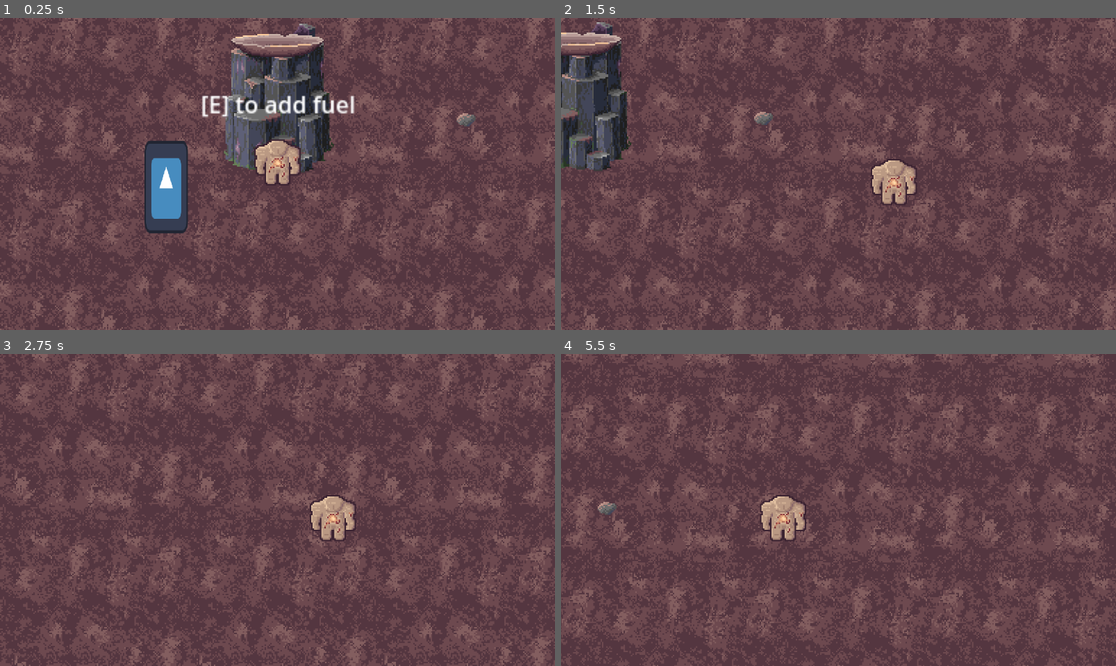
Above: before the commit, frames 1-4 (two rows, left to right).
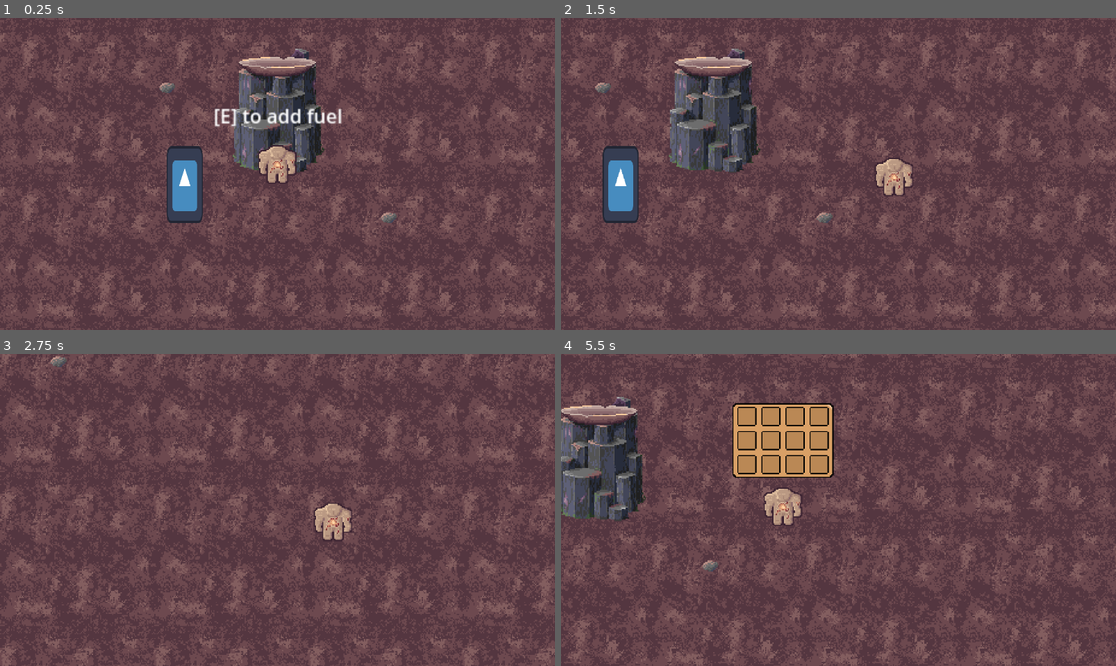
Above: after the commit, the same moments.

Repository: ShadowDragon5/eclipse
Game: Godot game, scene res://scenes/world.tscn
Two runs of this game, one before a commit and one after it. Both use one fixed random seed, a clock stepped at 60 frames per second and the inputs below. The engine's default icon, where the game draws it, is replaced by a stand-in: a white triangle on a blue panel in a dark square.
Inputs (mouse positions are in pixels of both pictures, inside the frame that each line leads up to):
- Up to frame 1 (0.25 s): no input
- Up to frame 2 (1.5 s): tap Enter at 0.5 s; move the mouse to (960, 158) at 0.52 s; hold Right (ui_right) 0.53-1.28 s; hold E (interact) 0.53-1.28 s; click (960, 158) at 0.67 s; move the mouse to (727, 189) at 1.27 s; hold Down (ui_down) from 1.28 s (still down); tap E (interact) at 1.35 s
- Up to frame 3 (2.75 s): move the mouse to (333, 441) at 2.02 s; release Down (ui_down) at 2.03 s; hold Right (ui_right) from 2.03 s (still down); hold E (interact) from 2.03 s (still down)
- Up to frame 4 (5.5 s): move the mouse to (810, 572) at 2.77 s; release Right (ui_right) at 2.78 s; release E (interact) at 2.78 s; hold Up (ui_up) 2.78-3.53 s; tap E (interact) at 2.85, 4.35 s; click (810, 572) at 2.92 s; move the mouse to (1005, 556) at 3.52 s; hold E (interact) 3.53-4.28 s; hold Left (ui_left) 3.53-5.03 s; tap I (open_inventory, bound only after the commit) at 4.15 s; move the mouse to (672, 463) at 4.27 s; move the mouse to (866, 510) at 5.02 s; hold Down (ui_down) from 5.03 s (still down); hold E (interact) from 5.03 s (still down); click (866, 510) at 5.17 s

The runs differ from the first frame. In frame 1, 38% of the frame differs, in the area x 0-100%, y 0-100%; in frame 2, 41%; in frame 3, 35%; in frame 4, 41%.

Commit message:
Added working inventory
Implemented working inventory, made branches and pebbles collectable, zoomed out camera a bit

Diff:
--- /dev/null
+++ b/inventory/Inv_ui.gd
@@ -0,0 +1,30 @@
+extends Control
+
+@onready var inv: Inv = preload("res://inventory/playerInv.tres")
+@onready var slots: Array = $NinePatchRect/GridContainer.get_children()
+
+var is_open = false
+
+func _ready():
+	inv.update.connect(update_slots)
+	update_slots()
+	close()
+
+func update_slots():
+	for i in range(min(inv.slots.size(),slots.size())):
+		slots[i].update(inv.slots[i])
+
+func _process(delta):
+	if Input.is_action_just_pressed("open_inventory"):
+		if is_open:
+			close()
+		else:
+			open()
+
+func open():
+	visible = true
+	is_open = true
+
+func close():
+	visible = false
+	is_open = false
--- /dev/null
+++ b/inventory/inv_slot.gd
@@ -0,0 +1,6 @@
+extends Resource
+
+class_name InvSlot
+
+@export var item: InvItem
+@export var amount: int
--- /dev/null
+++ b/inventory/inv_ui.tscn
@@ -0,0 +1,72 @@
+[gd_scene load_steps=4 format=3 uid="uid://va25n701vsg0"]
+
+[ext_resource type="Script" path="res://inventory/Inv_ui.gd" id="1_qknhu"]
+[ext_resource type="Texture2D" uid="uid://bsw6qbt4g3ksm" path="res://inventory/inventory-background.png" id="2_1ko23"]
+[ext_resource type="PackedScene" uid="uid://mhikghkq6el8" path="res://inventory/inv_ui_slot.tscn" id="3_4kchi"]
+
+[node name="Inv_ui" type="Control"]
+custom_minimum_size = Vector2(84, 62)
+layout_mode = 3
+anchors_preset = 0
+script = ExtResource("1_qknhu")
+
+[node name="NinePatchRect" type="NinePatchRect" parent="."]
+layout_mode = 0
+offset_right = 84.0
+offset_bottom = 62.0
+texture = ExtResource("2_1ko23")
+patch_margin_left = 6
+patch_margin_top = 6
+patch_margin_right = 6
+patch_margin_bottom = 6
+
+[node name="GridContainer" type="GridContainer" parent="NinePatchRect"]
+layout_mode = 1
+anchors_preset = 8
+anchor_left = 0.5
+anchor_top = 0.5
+anchor_right = 0.5
+anchor_bottom = 0.5
+offset_left = -38.0
+offset_top = -28.0
+offset_right = 38.0
+offset_bottom = 28.0
+grow_horizontal = 2
+grow_vertical = 2
+columns = 4
+
+[node name="inv_UI_slot1" parent="NinePatchRect/GridContainer" instance=ExtResource("3_4kchi")]
+layout_mode = 2
+
+[node name="inv_UI_slot2" parent="NinePatchRect/GridContainer" instance=ExtResource("3_4kchi")]
+layout_mode = 2
+
+[node name="inv_UI_slot3" parent="NinePatchRect/GridContainer" instance=ExtResource("3_4kchi")]
+layout_mode = 2
+
+[node name="inv_UI_slot4" parent="NinePatchRect/GridContainer" instance=ExtResource("3_4kchi")]
+layout_mode = 2
+
+[node name="inv_UI_slot5" parent="NinePatchRect/GridContainer" instance=ExtResource("3_4kchi")]
+layout_mode = 2
+
+[node name="inv_UI_slot6" parent="NinePatchRect/GridContainer" instance=ExtResource("3_4kchi")]
+layout_mode = 2
+
+[node name="inv_UI_slot7" parent="NinePatchRect/GridContainer" instance=ExtResource("3_4kchi")]
+layout_mode = 2
+
+[node name="inv_UI_slot8" parent="NinePatchRect/GridContainer" instance=ExtResource("3_4kchi")]
+layout_mode = 2
+
+[node name="inv_UI_slot9" parent="NinePatchRect/GridContainer" instance=ExtResource("3_4kchi")]
+layout_mode = 2
+
+[node name="inv_UI_slot10" parent="NinePatchRect/GridContainer" instance=ExtResource("3_4kchi")]
+layout_mode = 2
+
+[node name="inv_UI_slot11" parent="NinePatchRect/GridContainer" instance=ExtResource("3_4kchi")]
+layout_mode = 2
+
+[node name="inv_UI_slot12" parent="NinePatchRect/GridContainer" instance=ExtResource("3_4kchi")]
+layout_mode = 2
--- /dev/null
+++ b/inventory/inv_ui_slot.gd
@@ -0,0 +1,15 @@
+extends Panel
+
+@onready var item_visual: Sprite2D = $CenterContainer/Panel/item_display
+@onready var amount_text: Label = $CenterContainer/Panel/Label
+
+func update(slot: InvSlot):
+	if !slot.item:
+		item_visual.visible = false
+		amount_text.visible = false
+	else:
+		item_visual.visible = true
+		item_visual.texture = slot.item.texture
+		if slot.amount > 1:
+			amount_text.visible = true
+		amount_text.text = str(slot.amount)
--- /dev/null
+++ b/inventory/inv_ui_slot.tscn
@@ -0,0 +1,38 @@
+[gd_scene load_steps=3 format=3 uid="uid://mhikghkq6el8"]
+
+[ext_resource type="Texture2D" uid="uid://di3i0n0j5l445" path="res://inventory/inventory-slot.png" id="1_7400a"]
+[ext_resource type="Script" path="res://inventory/inv_ui_slot.gd" id="1_hgrxn"]
+
+[node name="inv_UI_slot" type="Panel"]
+self_modulate = Color(1, 1, 1, 0)
+custom_minimum_size = Vector2(16, 16)
+offset_right = 16.0
+offset_bottom = 16.0
+script = ExtResource("1_hgrxn")
+
+[node name="Sprite2D" type="Sprite2D" parent="."]
+texture = ExtResource("1_7400a")
+centered = false
+
+[node name="CenterContainer" type="CenterContainer" parent="."]
+custom_minimum_size = Vector2(16, 16)
+layout_mode = 0
+offset_right = 16.0
+offset_bottom = 16.0
+rotation = 3.50562e-05
+
+[node name="Panel" type="Panel" parent="CenterContainer"]
+layout_mode = 2
+
+[node name="item_display" type="Sprite2D" parent="CenterContainer/Panel"]
+
+[node name="Label" type="Label" parent="CenterContainer/Panel"]
+custom_minimum_size = Vector2(19, 23)
+layout_mode = 0
+offset_left = -1.99979
+offset_top = -2.00021
+offset_right = 17.0002
+offset_bottom = 20.9998
+scale = Vector2(0.5, 0.5)
+text = "99"
+horizontal_alignment = 2
--- /dev/null
+++ b/inventory/inventory.gd
@@ -0,0 +1,18 @@
+extends Resource
+
+class_name  Inv
+
+signal update
+
+@export var slots: Array[InvSlot]
+
+func insert(item:InvItem):
+	var itemslots = slots.filter(func(slot):return slot.item == item)
+	if !itemslots.is_empty():
+		itemslots[0].amount += 1
+	else:
+		var emptyslots = slots.filter(func(slot): return slot.item == null)
+		if !emptyslots.is_empty():
+			emptyslots[0].item = item
+			emptyslots[0].amount = 1
+	update.emit()
--- /dev/null
+++ b/inventory/inventory_item.gd
@@ -0,0 +1,6 @@
+extends Resource
+
+class_name InvItem
+
+@export var name: String = ""
+@export var texture: Texture2D
--- /dev/null
+++ b/inventory/items/rock.tres
@@ -0,0 +1,9 @@
+[gd_resource type="Resource" script_class="InvItem" load_steps=3 format=3 uid="uid://dawgtdh0hjqea"]
+
+[ext_resource type="Script" path="res://inventory/inventory_item.gd" id="1_0trkx"]
+[ext_resource type="Texture2D" uid="uid://04udyqemrcsj" path="res://assets/sprites/pebbles.png" id="2_s0v8e"]
+
+[resource]
+script = ExtResource("1_0trkx")
+name = "rock"
+texture = ExtResource("2_s0v8e")
--- /dev/null
+++ b/inventory/items/wood.tres
@@ -0,0 +1,9 @@
+[gd_resource type="Resource" script_class="InvItem" load_steps=3 format=3 uid="uid://4nx5kd7k2www"]
+
+[ext_resource type="Script" path="res://inventory/inventory_item.gd" id="1_l5ntl"]
+[ext_resource type="Texture2D" uid="uid://ckhfn3lthiwcg" path="res://icon.svg" id="2_f34ra"]
+
+[resource]
+script = ExtResource("1_l5ntl")
+name = "wood"
+texture = ExtResource("2_f34ra")
--- /dev/null
+++ b/inventory/playerInv.tres
@@ -0,0 +1,56 @@
+[gd_resource type="Resource" script_class="Inv" load_steps=15 format=3 uid="uid://bajj42rbp7751"]
+
+[ext_resource type="Script" path="res://inventory/inventory.gd" id="1_cigp1"]
+[ext_resource type="Script" path="res://inventory/inv_slot.gd" id="2_8sgr2"]
+
+[sub_resource type="Resource" id="Resource_lgn42"]
+script = ExtResource("2_8sgr2")
+amount = 0
+
+[sub_resource type="Resource" id="Resource_hcld5"]
+script = ExtResource("2_8sgr2")
+amount = 0
+
+[sub_resource type="Resource" id="Resource_iyi4m"]
+script = ExtResource("2_8sgr2")
+amount = 0
+
+[sub_resource type="Resource" id="Resource_hhph3"]
+script = ExtResource("2_8sgr2")
+amount = 0
+
+[sub_resource type="Resource" id="Resource_kyfab"]
+script = ExtResource("2_8sgr2")
+amount = 0
+
+[sub_resource type="Resource" id="Resource_kwi1x"]
+script = ExtResource("2_8sgr2")
+amount = 0
+
+[sub_resource type="Resource" id="Resource_d1mwo"]
+script = ExtResource("2_8sgr2")
+amount = 0
+
+[sub_resource type="Resource" id="Resource_8vixb"]
+script = ExtResource("2_8sgr2")
+amount = 0
+
+[sub_resource type="Resource" id="Resource_xcs8k"]
+script = ExtResource("2_8sgr2")
+amount = 0
+
+[sub_resource type="Resource" id="Resource_iswpu"]
+script = ExtResource("2_8sgr2")
+amount = 0
+
+[sub_resource type="Resource" id="Resource_50h56"]
+script = ExtResource("2_8sgr2")
+amount = 0
+
+[sub_resource type="Resource" id="Resource_rmivr"]
+script = ExtResource("2_8sgr2")
+amount = 0
+
+[resource]
+script = ExtResource("1_cigp1")
+slots = Array[ExtResource("2_8sgr2")]([SubResource("Resource_lgn42"), SubResource("Resource_hcld5"), SubResource("Resource_iyi4m"), SubResource("Resource_hhph3"), SubResource("Resource_kyfab"), SubResource("Resource_kwi1x"), SubResource("Resource_d1mwo"), SubResource("Resource_8vixb"), SubResource("Resource_xcs8k"), SubResource("Resource_iswpu"), SubResource("Resource_50h56"), SubResource("Resource_rmivr")])
--- a/project.godot
+++ b/project.godot
@@ -30,6 +30,11 @@
 "events": [Object(InputEventKey,"resource_local_to_scene":false,"resource_name":"","device":-1,"window_id":0,"alt_pressed":false,"shift_pressed":false,"ctrl_pressed":false,"meta_pressed":false,"pressed":false,"keycode":0,"physical_keycode":69,"key_label":0,"unicode":101,"echo":false,"script":null)
 ]
 }
+open_inventory={
+"deadzone": 0.5,
+"events": [Object(InputEventKey,"resource_local_to_scene":false,"resource_name":"","device":-1,"window_id":0,"alt_pressed":false,"shift_pressed":false,"ctrl_pressed":false,"meta_pressed":false,"pressed":false,"keycode":0,"physical_keycode":73,"key_label":0,"unicode":105,"echo":false,"script":null)
+]
+}
 
 [layer_names]
 
--- a/scenes/objects/branch_collectable.tscn
+++ b/scenes/objects/branch_collectable.tscn
@@ -1,9 +1,25 @@
-[gd_scene load_steps=2 format=3 uid="uid://d10dqiqg17m5t"]
+[gd_scene load_steps=6 format=3 uid="uid://c4cbpf4pxnwar"]
 
 [ext_resource type="Texture2D" uid="uid://ckhfn3lthiwcg" path="res://icon.svg" id="1_3r2qj"]
+[ext_resource type="Script" path="res://scripts/branch_collectable.gd" id="1_3tdme"]
+[ext_resource type="PackedScene" uid="uid://dnm3rhrapnk6r" path="res://interactioin/interaction area/interaction_area.tscn" id="2_2p1vx"]
+[ext_resource type="Resource" uid="uid://4nx5kd7k2www" path="res://inventory/items/wood.tres" id="2_vvuak"]
+
+[sub_resource type="CapsuleShape2D" id="CapsuleShape2D_yj6bf"]
+radius = 17.0
+height = 34.0
 
 [node name="branch_collectable" type="StaticBody2D"]
+script = ExtResource("1_3tdme")
+item = ExtResource("2_vvuak")
 
 [node name="Sprite2D" type="Sprite2D" parent="."]
 scale = Vector2(0.25, 0.25)
 texture = ExtResource("1_3r2qj")
+
+[node name="InteractionArea" parent="." instance=ExtResource("2_2p1vx")]
+action_name = "pick up"
+
+[node name="CollisionShape2D" type="CollisionShape2D" parent="InteractionArea"]
+rotation = 1.5708
+shape = SubResource("CapsuleShape2D_yj6bf")
--- a/scenes/objects/dead_tree.tscn
+++ b/scenes/objects/dead_tree.tscn
@@ -1,6 +1,7 @@
-[gd_scene load_steps=6 format=3 uid="uid://b1wregi0mcmvb"]
+[gd_scene load_steps=7 format=3 uid="uid://sekpjy3gd8mo"]
 
 [ext_resource type="Script" path="res://scripts/dead_tree.gd" id="1_ayd7e"]
+[ext_resource type="Resource" uid="uid://4nx5kd7k2www" path="res://inventory/items/wood.tres" id="2_myt55"]
 [ext_resource type="Texture2D" uid="uid://ckhfn3lthiwcg" path="res://icon.svg" id="2_rwnbi"]
 [ext_resource type="PackedScene" uid="uid://dnm3rhrapnk6r" path="res://interactioin/interaction area/interaction_area.tscn" id="3_85smn"]
 
@@ -12,6 +13,7 @@
 
 [node name="dead_tree" type="StaticBody2D"]
 script = ExtResource("1_ayd7e")
+item = ExtResource("2_myt55")
 
 [node name="Sprite2D" type="Sprite2D" parent="."]
 position = Vector2(0, -32)
--- a/scenes/objects/pebble.tscn
+++ b/scenes/objects/pebble_collectable.tscn
@@ -1,19 +1,26 @@
-[gd_scene load_steps=4 format=3 uid="uid://wlg4ld0bvmkq"]
+[gd_scene load_steps=7 format=3 uid="uid://tdawhwedsanv"]
 
 [ext_resource type="Texture2D" uid="uid://04udyqemrcsj" path="res://assets/sprites/pebbles.png" id="1_5pdhb"]
-[ext_resource type="Script" path="res://scripts/pebble.gd" id="1_yaf5h"]
+[ext_resource type="Script" path="res://scripts/pebble_collectable.gd" id="1_yaf5h"]
+[ext_resource type="Resource" uid="uid://dawgtdh0hjqea" path="res://inventory/items/rock.tres" id="2_qjvop"]
+[ext_resource type="PackedScene" uid="uid://dnm3rhrapnk6r" path="res://interactioin/interaction area/interaction_area.tscn" id="3_76uq1"]
 
 [sub_resource type="AtlasTexture" id="AtlasTexture_by4vw"]
 atlas = ExtResource("1_5pdhb")
 region = Rect2(16, 0, 16, 16)
 
+[sub_resource type="CapsuleShape2D" id="CapsuleShape2D_2c3l6"]
+radius = 7.0
+height = 22.0
+
 [node name="Pebble" type="Node2D"]
 y_sort_enabled = true
 script = ExtResource("1_yaf5h")
+item = ExtResource("2_qjvop")
 
 [node name="Sprite2D" type="Sprite2D" parent="."]
 texture_filter = 1
-position = Vector2(2.08165e-12, -8)
+position = Vector2(0, -4)
 texture = SubResource("AtlasTexture_by4vw")
 metadata/_aseprite_wizard_config_ = {
 "i_mode": 1,
@@ -33,3 +40,10 @@
 "slice_section": true
 }
 metadata/_aseprite_wizard_source_file_hash_ = "295e6354c7e79a99551a2ddfddbfa685"
+
+[node name="InteractionArea" parent="." instance=ExtResource("3_76uq1")]
+action_name = "pick up"
+
+[node name="CollisionShape2D" type="CollisionShape2D" parent="InteractionArea"]
+rotation = 1.5708
+shape = SubResource("CapsuleShape2D_2c3l6")
--- a/scenes/objects/player.tscn
+++ b/scenes/objects/player.tscn
@@ -1,22 +1,21 @@
-[gd_scene load_steps=4 format=3 uid="uid://do75wfv0w21ve"]
+[gd_scene load_steps=5 format=3 uid="uid://do75wfv0w21ve"]
 
 [ext_resource type="Script" path="res://scripts/player.gd" id="1_h3a73"]
 [ext_resource type="Texture2D" uid="uid://cpv50atu3erv7" path="res://assets/sprites/player.png" id="1_nl0nw"]
+[ext_resource type="PackedScene" uid="uid://va25n701vsg0" path="res://inventory/inv_ui.tscn" id="3_qegtv"]
 
 [sub_resource type="CapsuleShape2D" id="CapsuleShape2D_77lb4"]
 radius = 4.0
 height = 32.0
 
 [node name="player" type="CharacterBody2D" groups=["player"]]
-y_sort_enabled = true
 collision_layer = 2
 script = ExtResource("1_h3a73")
 
 [node name="Sprite2D" type="Sprite2D" parent="."]
 texture_filter = 1
-position = Vector2(2.08165e-12, -8)
+position = Vector2(0, -16)
 texture = ExtResource("1_nl0nw")
-offset = Vector2(2.08165e-12, -8)
 metadata/_aseprite_wizard_config_ = {
 "i_mode": 1,
 "keep_anim_length": false,
@@ -42,9 +41,15 @@
 shape = SubResource("CapsuleShape2D_77lb4")
 
 [node name="Camera2D" type="Camera2D" parent="."]
-zoom = Vector2(3, 3)
+zoom = Vector2(2.5, 2.5)
 limit_smoothed = true
 position_smoothing_speed = 10.0
 rotation_smoothing_enabled = true
 drag_horizontal_enabled = true
 drag_vertical_enabled = true
+
+[node name="Inv_ui" parent="." instance=ExtResource("3_qegtv")]
+offset_left = -42.0
+offset_top = -102.0
+offset_right = 42.0
+offset_bottom = -40.0
--- a/scenes/world.tscn
+++ b/scenes/world.tscn
@@ -1,11 +1,12 @@
-[gd_scene load_steps=9 format=3 uid="uid://dweclt0lai76f"]
+[gd_scene load_steps=10 format=3 uid="uid://dweclt0lai76f"]
 
 [ext_resource type="PackedScene" uid="uid://do75wfv0w21ve" path="res://scenes/objects/player.tscn" id="1_s6c5f"]
-[ext_resource type="PackedScene" uid="uid://b1wregi0mcmvb" path="res://scenes/objects/dead_tree.tscn" id="2_p4q78"]
-[ext_resource type="PackedScene" uid="uid://ctgdttjc0ga8d" path="res://scenes/objects/brazier.tscn" id="3_0hyf1"]
+[ext_resource type="PackedScene" uid="uid://sekpjy3gd8mo" path="res://scenes/objects/dead_tree.tscn" id="2_p4q78"]
+[ext_resource type="Resource" uid="uid://bajj42rbp7751" path="res://inventory/playerInv.tres" id="2_tvmd2"]
+[ext_resource type="PackedScene" uid="uid://c8sw76rqiyo5j" path="res://scenes/objects/brazier.tscn" id="3_0hyf1"]
 [ext_resource type="Texture2D" uid="uid://bjyn7wv0tx6uh" path="res://assets/sprites/background.png" id="4_5u4fr"]
 [ext_resource type="Script" path="res://scripts/background.gd" id="5_kiald"]
-[ext_resource type="PackedScene" uid="uid://wlg4ld0bvmkq" path="res://scenes/objects/pebble.tscn" id="6_2oify"]
+[ext_resource type="PackedScene" uid="uid://tdawhwedsanv" path="res://scenes/objects/pebble_collectable.tscn" id="6_2oify"]
 
 [sub_resource type="TileSetAtlasSource" id="TileSetAtlasSource_ra1yg"]
 texture = ExtResource("4_5u4fr")
@@ -36,9 +37,10 @@
 texture_filter = 1
 
 [node name="player" parent="." instance=ExtResource("1_s6c5f")]
-max_speed = 300
-accel = 700
-friction = 750
+max_speed = 200
+accel = 500
+friction = 400
+inv = ExtResource("2_tvmd2")
 
 [node name="dead_tree" parent="." instance=ExtResource("2_p4q78")]
 position = Vector2(-77, 41)
@@ -53,10 +55,15 @@
 tile_set = SubResource("TileSet_58fxl")
 format = 2
 layer_0/name = "1"
-layer_0/tile_data = PackedInt32Array(0, 0, 0, 1, 65536, 0, 2, 131072, 0, 3, 196608, 0)
 layer_1/name = "2"
 layer_1/tile_data = PackedInt32Array()
 script = ExtResource("5_kiald")
 
 [node name="Pebble" parent="." instance=ExtResource("6_2oify")]
-position = Vector2(130, -33)
+position = Vector2(92, 37)
+
+[node name="Pebble2" parent="." instance=ExtResource("6_2oify")]
+position = Vector2(-92, -71)
+
+[node name="Pebble3" parent="." instance=ExtResource("6_2oify")]
+position = Vector2(97, -148)
--- /dev/null
+++ b/scripts/branch_collectable.gd
@@ -0,0 +1,18 @@
+extends StaticBody2D
+
+@onready var interaction_area: InteractionArea = $InteractionArea
+@onready var player = get_tree().get_first_node_in_group("player")
+
+@export var item: InvItem
+
+# Called when the node enters the scene tree for the first time.
+func _ready():
+	interaction_area.interact = Callable(self, "_collect")
+
+func _collect():
+		playerCollect()
+		await get_tree().create_timer(0.1).timeout
+		self.queue_free()
+
+func playerCollect():
+	player.collect(item)
--- a/scripts/dead_tree.gd
+++ b/scripts/dead_tree.gd
@@ -1,6 +1,8 @@
 extends Node2D
 
 @onready var interaction_area: InteractionArea = $InteractionArea
+
+@export var item: InvItem
 @export var max_branches = 6
 var branches_dropped = 0
 
--- a/scripts/pebble.gd
+++ /dev/null
@@ -1,12 +0,0 @@
-extends Node2D
-
-@onready var sprite_2d = $Sprite2D
-
-# Called when the node enters the scene tree for the first time.
-func _ready():
-	pass
-
-
-# Called every frame. 'delta' is the elapsed time since the previous frame.
-func _process(delta):
-	pass
--- /dev/null
+++ b/scripts/pebble_collectable.gd
@@ -0,0 +1,19 @@
+extends Node2D
+
+@onready var interaction_area: InteractionArea = $InteractionArea
+@onready var sprite_2d = $Sprite2D
+@onready var player = get_tree().get_first_node_in_group("player")
+
+@export var item: InvItem
+
+
+func _ready():
+	interaction_area.interact = Callable(self, "_collect")
+
+func _collect():
+		playerCollect()
+		await get_tree().create_timer(0.1).timeout
+		self.queue_free()
+
+func playerCollect():
+	player.collect(item)
--- a/scripts/player.gd
+++ b/scripts/player.gd
@@ -3,6 +3,8 @@
 @export var max_speed = 400
 @export var accel = 1500
 @export var friction = 600
+
+@export var inv: Inv
 
 var input = Vector2.ZERO
 
@@ -27,3 +29,6 @@
 		velocity = velocity.limit_length(max_speed)	#limit speed
 
 	move_and_slide()
+
+func collect(item):
+	inv.insert(item)
Binary file added: inventory/inventory-background.png
Not shown, added: inventory/inventory-background.png.import
Binary file added: inventory/inventory-slot.png
Not shown, added: inventory/inventory-slot.png.import
Not shown: 1 places in scenes/objects/brazier.tscn that only renumber resources
